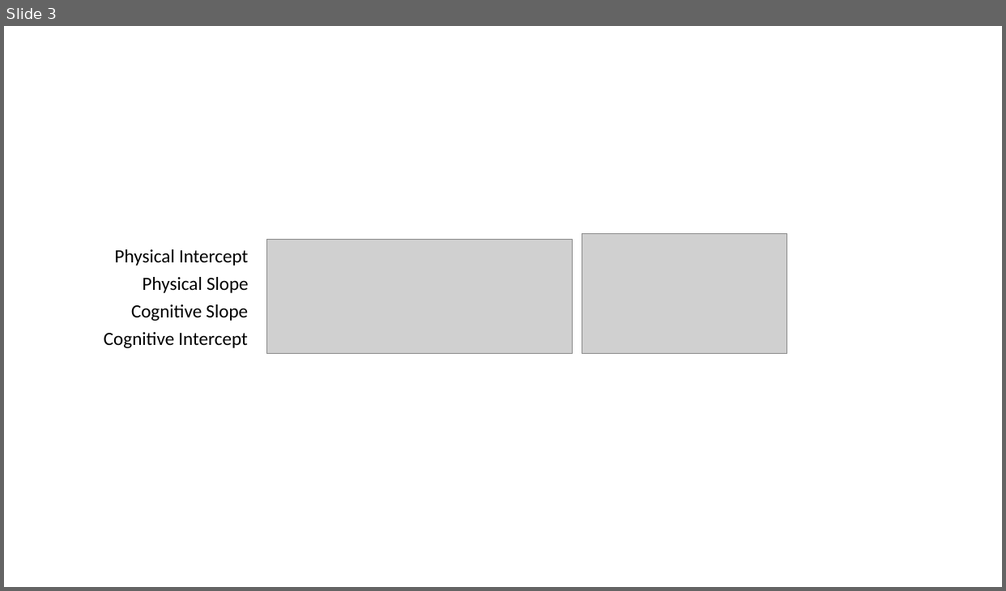
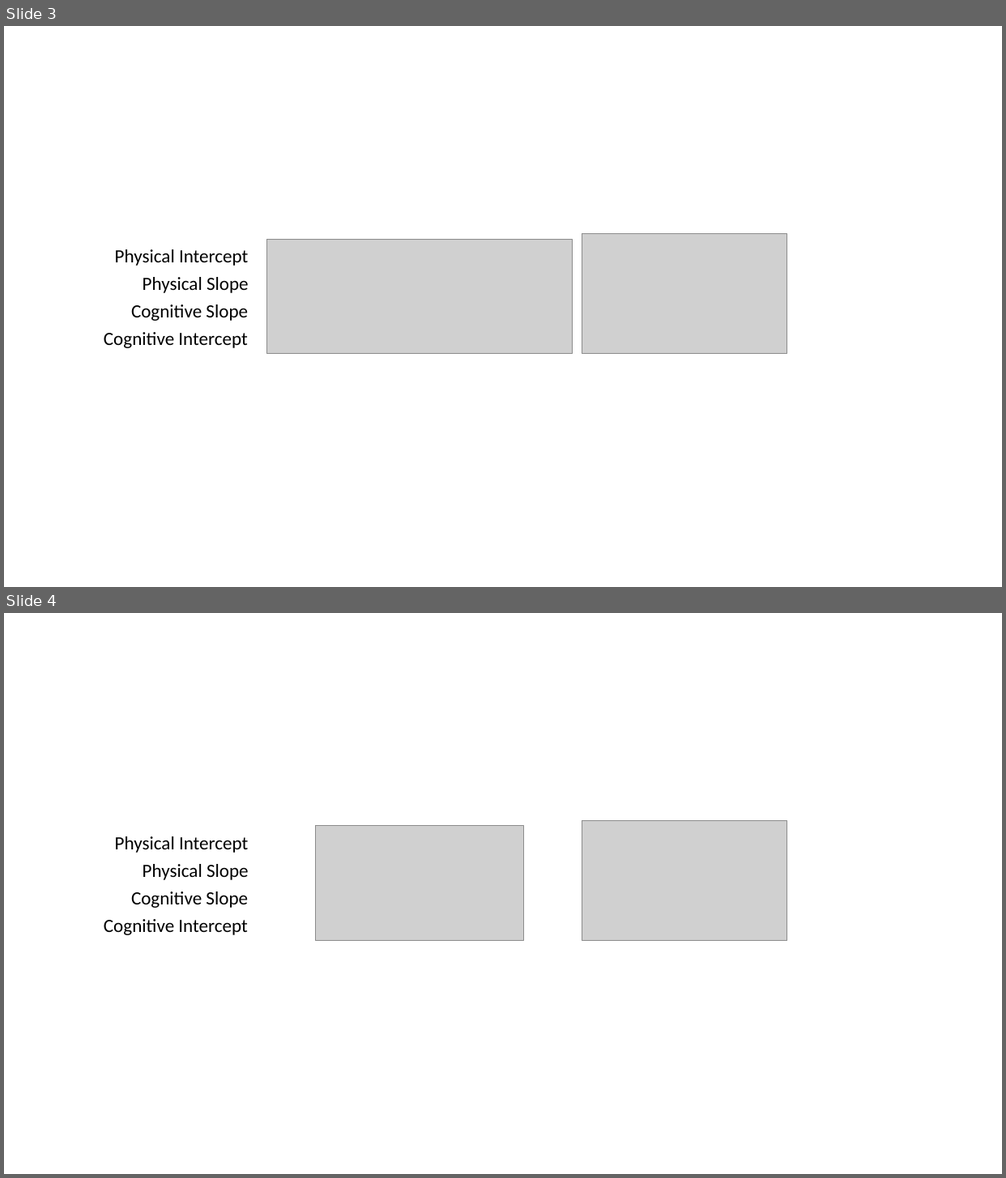
Before and after one commit to IALSA/IALSA-2015-Portland, a slide deck: libs/materials/naming_convention.pptx. Shown one above the other, each under a label of ours: slide 3 before the commit, slides 3 and 4 after it. The pictures are 1006x591 and 1006x1178 pixels, drawn with LibreOffice and Linux fonts; fonts in the diff are those of the drawing; grey boxes stand for pictures. Boxes give left, top, right and bottom in pixels: in the first picture for what was removed or moved away, otherwise in the second. Text is boxed around its words. In the diff, an @@ line names an element or a change of style, - is before the commit and + after.

Commit message:
update naming images

```diff
--- a/libs/materials/naming_convention.pptx
+++ b/libs/materials/naming_convention.pptx
@@ slide 4 added at <box>4,613,1002,1174</box>, background #FFFFFF @@
@@ picture added at <box>315,826,523,941</box> @@
@@ picture added at <box>582,821,788,941</box> @@
@@ text added at <box>115,837,248,853</box>, 18 pt, text #000000 @@
+Physical Intercept
@@ text added at <box>143,864,249,880</box>, 18 pt, text #000000 @@
+Physical Slope
@@ text added at <box>131,892,248,908</box>, 18 pt, text #000000 @@
+Cognitive Slope
@@ text added at <box>104,919,247,935</box>, 18 pt, text #000000 @@
+Cognitive Intercept
```
